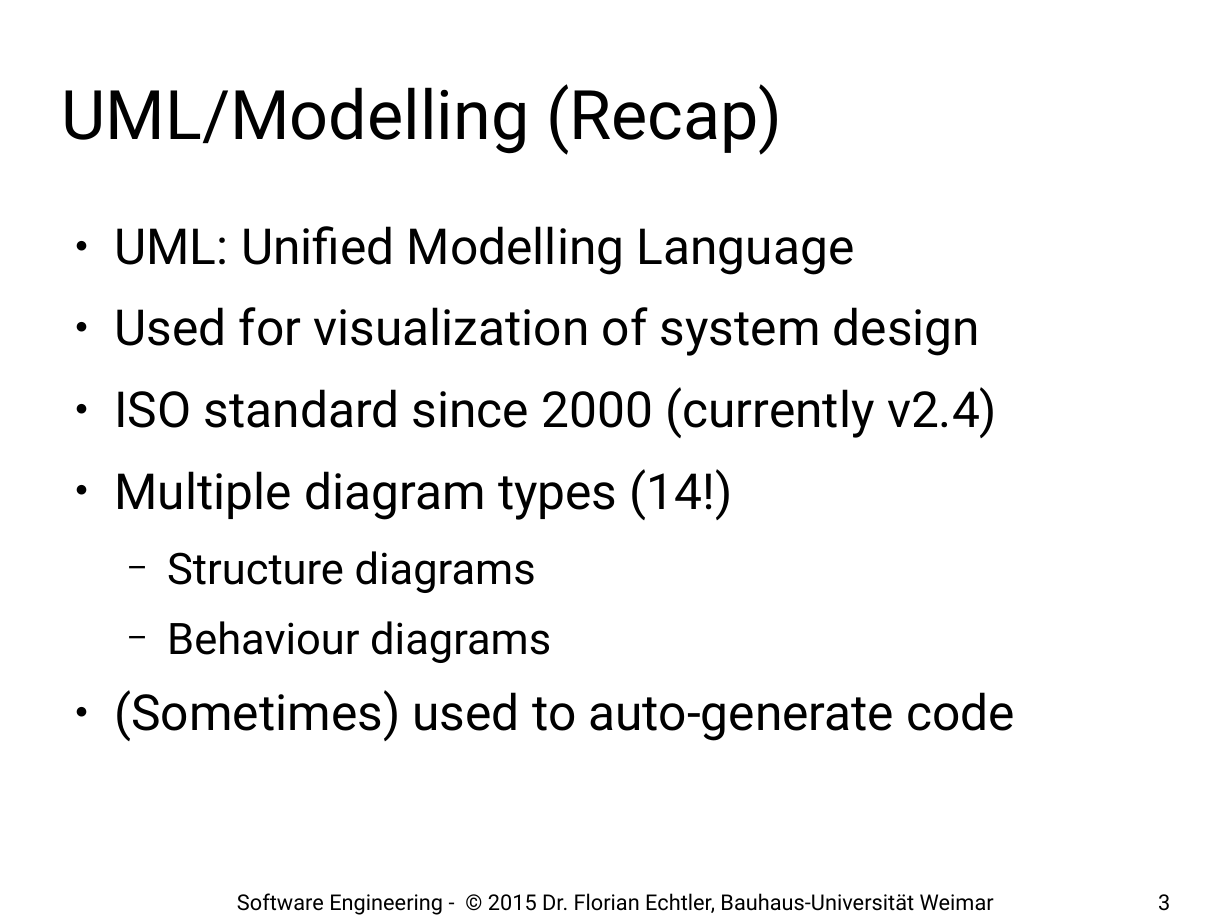
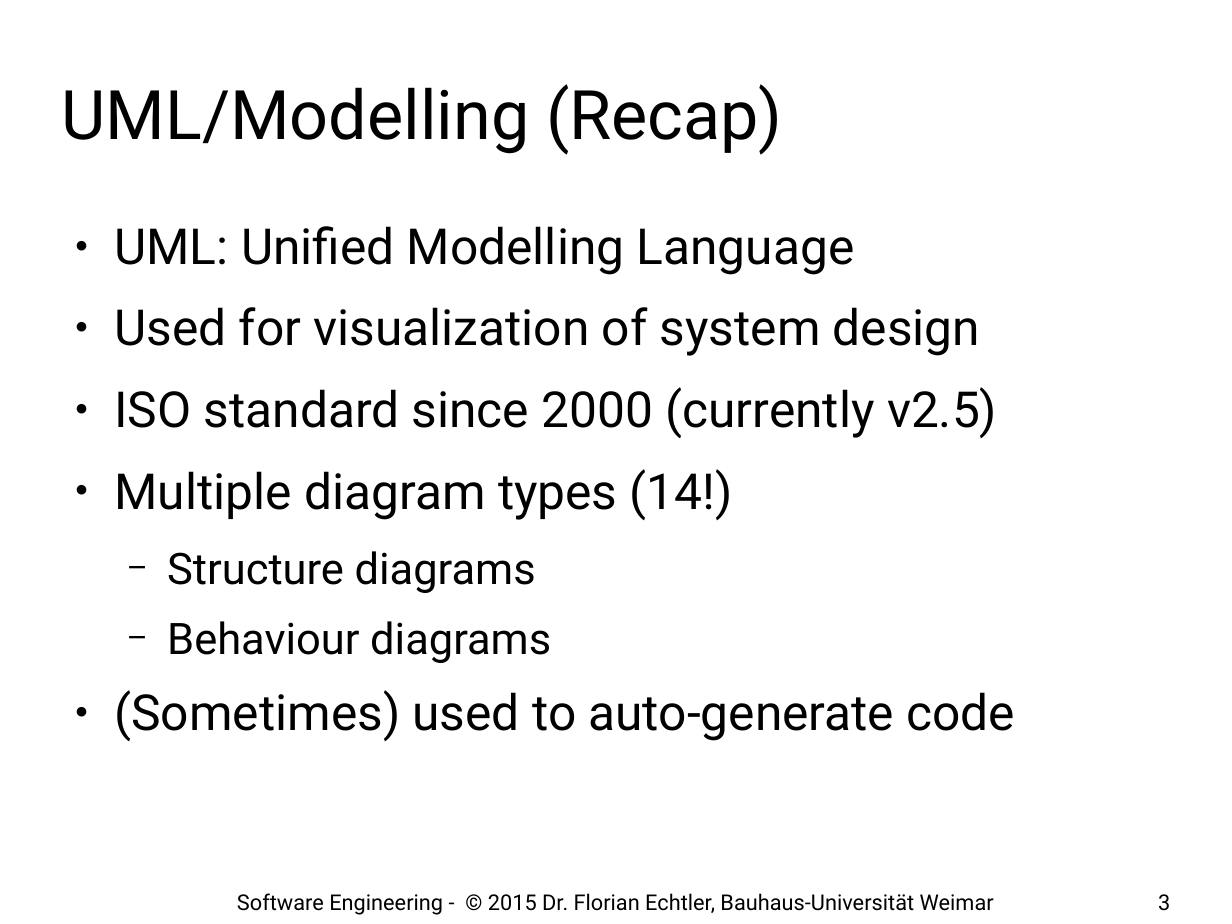
Before and after one commit to floe/software-engineering, a slide deck: slide 3 of 02-best-practices.odp. Drawn at 1232x924 pixels with LibreOffice and Linux fonts; fonts in the diff are those of the drawing; background and template pictures are left out. Boxes give left, top, right and bottom in pixels: in the first picture for what was removed or moved away, otherwise in the second. Text is boxed around its words. In the diff, an @@ line names an element or a change of style, - is before the commit and + after.

```diff
--- a/02-best-practices.odp
+++ b/02-best-practices.odp
@@ text at bbox=[114, 387, 997, 438]: text changed @@
-● ISO standard since 2000 (currently v2.4)
+● ISO standard since 2000 (currently v2.5)
```
Also in this commit, not shown: 5 other slides changed, 2 slides added.
